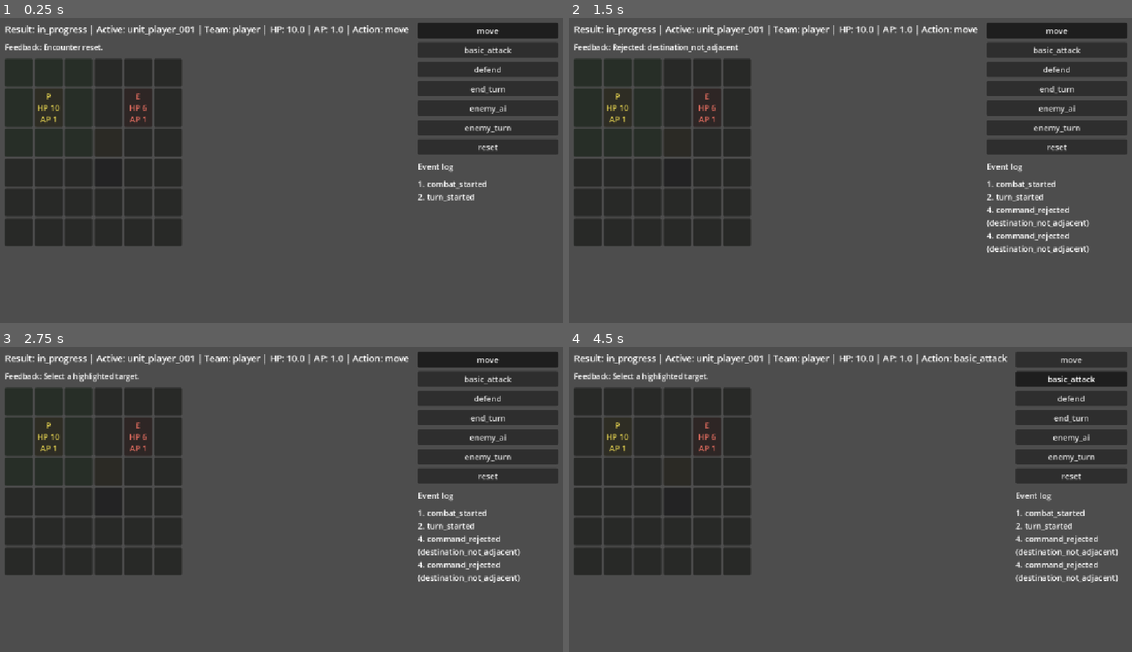
Above: before the commit, frames 1-4 (two rows, left to right).
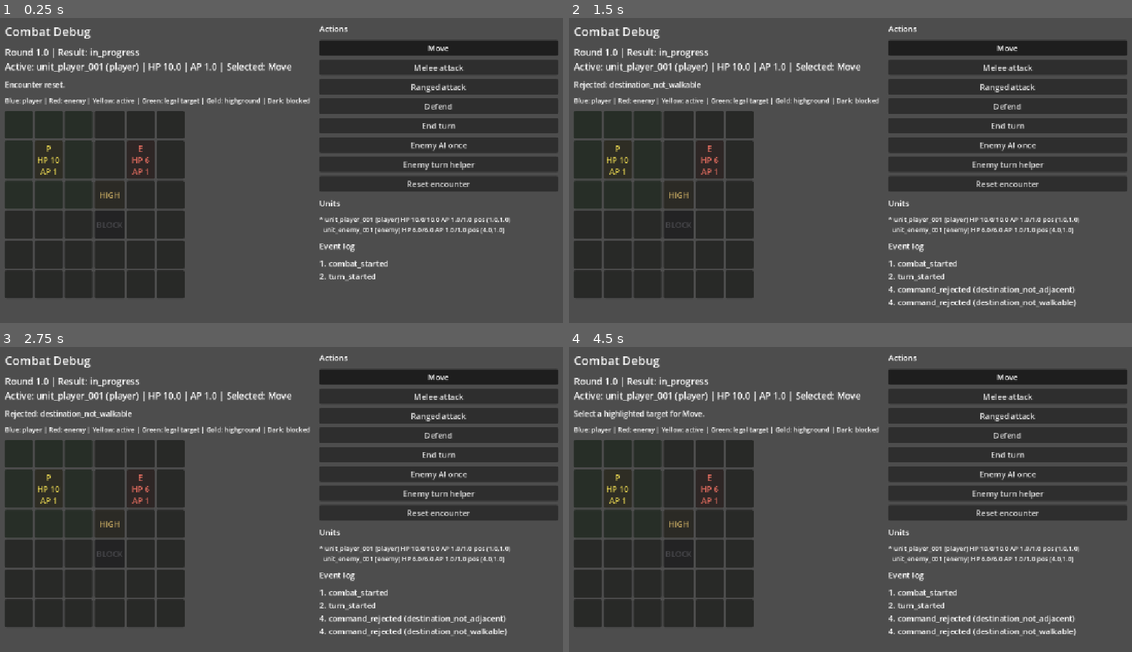
Above: after the commit, the same moments.

Repository: KarolBautrel/game-sdd
Game: Godot game, scene res://scenes/combat/CombatDebug.tscn
Two runs of this game, one before a commit and one after it. Both use one fixed random seed, a clock stepped at 60 frames per second and the inputs below.
Inputs (mouse positions are in pixels of both pictures, inside the frame that each line leads up to):
- Up to frame 1 (0.25 s): no input
- Up to frame 2 (1.5 s): click (675, 194) at 0.5 s, where only the run after the commit has a clickable "HIGH"; click (675, 225) at 1.25 s, where only the run after the commit has a clickable "BLOCK"
- Up to frame 3 (2.75 s): click (489, 359) at 2 s, where only the run before the commit has a clickable "move"
- Up to frame 4 (4.5 s): click (1008, 377) at 2.75 s, where only the run after the commit has a clickable "Move"; click (1070, 359) at 3.5 s, where only the run before the commit has a clickable "move"; click (1058, 380) at 4.25 s, where only the run before the commit has a clickable "basic_attack"

The runs differ from the first frame. In frame 1, 28% of the frame differs, in the area x 0-100%, y 1-92%; in frame 2, 30%; in frame 3, 30%; in frame 4, 30%, in the area x 0-100%, y 1-95%.

Commit message:
Add ranged combat slice

Diff:
--- /dev/null
+++ b/resources/data/combat_actions/ranged_attack.json
@@ -0,0 +1,16 @@
+{
+  "id": "ranged_attack",
+  "targeting": {
+    "type": "single_enemy",
+    "range": 3,
+    "requires_line_of_sight": false
+  },
+  "cost": { "ap": 1 },
+  "effects": [
+    {
+      "type": "damage",
+      "formula": "attacker.strength - target.defense",
+      "minimum": 1
+    }
+  ]
+}
--- a/resources/data/combat_encounters/slice_03_move.json
+++ b/resources/data/combat_encounters/slice_03_move.json
@@ -58,7 +58,7 @@
       },
       "resources": { "hp": 10, "ap": 1 },
       "statuses": [],
-      "available_actions": ["basic_attack", "move", "defend", "end_turn"]
+      "available_actions": ["basic_attack", "ranged_attack", "move", "defend", "end_turn"]
     },
     {
       "id": "unit_enemy_001",
--- /dev/null
+++ b/resources/data/combat_encounters/slice_21_ranged_attack_in_range.json
@@ -0,0 +1,86 @@
+{
+  "id": "slice_21_ranged_attack_in_range",
+  "seed": 1021,
+  "grid": {
+    "width": 6,
+    "height": 6,
+    "tiles": [
+      { "x": 0, "y": 0, "type": "floor" },
+      { "x": 1, "y": 0, "type": "floor" },
+      { "x": 2, "y": 0, "type": "floor" },
+      { "x": 3, "y": 0, "type": "floor" },
+      { "x": 4, "y": 0, "type": "floor" },
+      { "x": 5, "y": 0, "type": "floor" },
+      { "x": 0, "y": 1, "type": "floor" },
+      { "x": 1, "y": 1, "type": "floor" },
+      { "x": 2, "y": 1, "type": "floor" },
+      { "x": 3, "y": 1, "type": "floor" },
+      { "x": 4, "y": 1, "type": "floor" },
+      { "x": 5, "y": 1, "type": "floor" },
+      { "x": 0, "y": 2, "type": "floor" },
+      { "x": 1, "y": 2, "type": "floor" },
+      { "x": 2, "y": 2, "type": "floor" },
+      { "x": 3, "y": 2, "type": "floor" },
+      { "x": 4, "y": 2, "type": "floor" },
+      { "x": 5, "y": 2, "type": "floor" },
+      { "x": 0, "y": 3, "type": "floor" },
+      { "x": 1, "y": 3, "type": "floor" },
+      { "x": 2, "y": 3, "type": "floor" },
+      { "x": 3, "y": 3, "type": "floor" },
+      { "x": 4, "y": 3, "type": "floor" },
+      { "x": 5, "y": 3, "type": "floor" },
+      { "x": 0, "y": 4, "type": "floor" },
+      { "x": 1, "y": 4, "type": "floor" },
+      { "x": 2, "y": 4, "type": "floor" },
+      { "x": 3, "y": 4, "type": "floor" },
+      { "x": 4, "y": 4, "type": "floor" },
+      { "x": 5, "y": 4, "type": "floor" },
+      { "x": 0, "y": 5, "type": "floor" },
+      { "x": 1, "y": 5, "type": "floor" },
+      { "x": 2, "y": 5, "type": "floor" },
+      { "x": 3, "y": 5, "type": "floor" },
+      { "x": 4, "y": 5, "type": "floor" },
+      { "x": 5, "y": 5, "type": "floor" }
+    ]
+  },
+  "units": [
+    {
+      "id": "unit_player_001",
+      "team": "player",
+      "position": { "x": 1, "y": 1 },
+      "stats": {
+        "max_hp": 10,
+        "strength": 4,
+        "defense": 1,
+        "initiative": 10,
+        "move_points": 3,
+        "max_ap": 1
+      },
+      "resources": { "hp": 10, "ap": 1 },
+      "statuses": [],
+      "available_actions": ["basic_attack", "ranged_attack", "move", "defend", "end_turn"]
+    },
+    {
+      "id": "unit_enemy_001",
+      "team": "enemy",
+      "position": { "x": 4, "y": 1 },
+      "stats": {
+        "max_hp": 6,
+        "strength": 3,
+        "defense": 2,
+        "initiative": 8,
+        "move_points": 3,
+        "max_ap": 1
+      },
+      "resources": { "hp": 6, "ap": 1 },
+      "statuses": [],
+      "available_actions": ["basic_attack", "move", "defend", "end_turn"]
+    }
+  ],
+  "turn_state": {
+    "active_unit_id": "unit_player_001",
+    "round": 1,
+    "turn_order": ["unit_player_001", "unit_enemy_001"]
+  },
+  "event_log": []
+}
--- /dev/null
+++ b/resources/data/combat_encounters/slice_22_ranged_attack_out_of_range.json
@@ -0,0 +1,86 @@
+{
+  "id": "slice_22_ranged_attack_out_of_range",
+  "seed": 1022,
+  "grid": {
+    "width": 6,
+    "height": 6,
+    "tiles": [
+      { "x": 0, "y": 0, "type": "floor" },
+      { "x": 1, "y": 0, "type": "floor" },
+      { "x": 2, "y": 0, "type": "floor" },
+      { "x": 3, "y": 0, "type": "floor" },
+      { "x": 4, "y": 0, "type": "floor" },
+      { "x": 5, "y": 0, "type": "floor" },
+      { "x": 0, "y": 1, "type": "floor" },
+      { "x": 1, "y": 1, "type": "floor" },
+      { "x": 2, "y": 1, "type": "floor" },
+      { "x": 3, "y": 1, "type": "floor" },
+      { "x": 4, "y": 1, "type": "floor" },
+      { "x": 5, "y": 1, "type": "floor" },
+      { "x": 0, "y": 2, "type": "floor" },
+      { "x": 1, "y": 2, "type": "floor" },
+      { "x": 2, "y": 2, "type": "floor" },
+      { "x": 3, "y": 2, "type": "floor" },
+      { "x": 4, "y": 2, "type": "floor" },
+      { "x": 5, "y": 2, "type": "floor" },
+      { "x": 0, "y": 3, "type": "floor" },
+      { "x": 1, "y": 3, "type": "floor" },
+      { "x": 2, "y": 3, "type": "floor" },
+      { "x": 3, "y": 3, "type": "floor" },
+      { "x": 4, "y": 3, "type": "floor" },
+      { "x": 5, "y": 3, "type": "floor" },
+      { "x": 0, "y": 4, "type": "floor" },
+      { "x": 1, "y": 4, "type": "floor" },
+      { "x": 2, "y": 4, "type": "floor" },
+      { "x": 3, "y": 4, "type": "floor" },
+      { "x": 4, "y": 4, "type": "floor" },
+      { "x": 5, "y": 4, "type": "floor" },
+      { "x": 0, "y": 5, "type": "floor" },
+      { "x": 1, "y": 5, "type": "floor" },
+      { "x": 2, "y": 5, "type": "floor" },
+      { "x": 3, "y": 5, "type": "floor" },
+      { "x": 4, "y": 5, "type": "floor" },
+      { "x": 5, "y": 5, "type": "floor" }
+    ]
+  },
+  "units": [
+    {
+      "id": "unit_player_001",
+      "team": "player",
+      "position": { "x": 1, "y": 1 },
+      "stats": {
+        "max_hp": 10,
+        "strength": 4,
+        "defense": 1,
+        "initiative": 10,
+        "move_points": 3,
+        "max_ap": 1
+      },
+      "resources": { "hp": 10, "ap": 1 },
+      "statuses": [],
+      "available_actions": ["basic_attack", "ranged_attack", "move", "defend", "end_turn"]
+    },
+    {
+      "id": "unit_enemy_001",
+      "team": "enemy",
+      "position": { "x": 5, "y": 1 },
+      "stats": {
+        "max_hp": 6,
+        "strength": 3,
+        "defense": 2,
+        "initiative": 8,
+        "move_points": 3,
+        "max_ap": 1
+      },
+      "resources": { "hp": 6, "ap": 1 },
+      "statuses": [],
+      "available_actions": ["basic_attack", "move", "defend", "end_turn"]
+    }
+  ],
+  "turn_state": {
+    "active_unit_id": "unit_player_001",
+    "round": 1,
+    "turn_order": ["unit_player_001", "unit_enemy_001"]
+  },
+  "event_log": []
+}
--- a/resources/schemas/combat_command.schema.json
+++ b/resources/schemas/combat_command.schema.json
@@ -10,7 +10,7 @@
       "id": { "type": "string", "pattern": "^[a-z0-9_]+$" },
       "type": { "type": "string", "enum": ["perform_action"] },
       "actor_id": { "type": "string", "pattern": "^[a-z0-9_]+$" },
-      "action_id": { "type": "string", "enum": ["basic_attack", "move", "defend", "end_turn"] },
+      "action_id": { "type": "string", "enum": ["basic_attack", "ranged_attack", "move", "defend", "end_turn"] },
       "target": {
         "type": "object",
         "required": ["type"],
--- a/scenes/combat/CombatDebug.tscn
+++ b/scenes/combat/CombatDebug.tscn
@@ -31,6 +31,11 @@
 layout_mode = 2
 theme_override_constants/separation = 12
 
+[node name="TitleLabel" type="Label" parent="RootMargin/RootHBox/LeftPanel"]
+layout_mode = 2
+theme_override_font_sizes/font_size = 24
+text = "Combat Debug"
+
 [node name="StatusLabel" type="Label" parent="RootMargin/RootHBox/LeftPanel"]
 unique_name_in_owner = true
 layout_mode = 2
@@ -42,6 +47,12 @@
 layout_mode = 2
 theme_override_font_sizes/font_size = 15
 text = "Feedback"
+
+[node name="LegendLabel" type="Label" parent="RootMargin/RootHBox/LeftPanel"]
+unique_name_in_owner = true
+layout_mode = 2
+theme_override_font_sizes/font_size = 13
+text = "Legend"
 
 [node name="GridContainer" type="GridContainer" parent="RootMargin/RootHBox/LeftPanel"]
 unique_name_in_owner = true
@@ -55,10 +66,26 @@
 size_flags_horizontal = 3
 theme_override_constants/separation = 12
 
+[node name="ActionsTitle" type="Label" parent="RootMargin/RootHBox/RightPanel"]
+layout_mode = 2
+theme_override_font_sizes/font_size = 16
+text = "Actions"
+
 [node name="CommandButtons" type="VBoxContainer" parent="RootMargin/RootHBox/RightPanel"]
 unique_name_in_owner = true
 layout_mode = 2
 theme_override_constants/separation = 8
+
+[node name="UnitsTitle" type="Label" parent="RootMargin/RootHBox/RightPanel"]
+layout_mode = 2
+theme_override_font_sizes/font_size = 16
+text = "Units"
+
+[node name="UnitListLabel" type="Label" parent="RootMargin/RootHBox/RightPanel"]
+unique_name_in_owner = true
+layout_mode = 2
+theme_override_font_sizes/font_size = 13
+text = ""
 
 [node name="EventLogTitle" type="Label" parent="RootMargin/RootHBox/RightPanel"]
 layout_mode = 2
--- a/scripts/domain/combat_resolver.gd
+++ b/scripts/domain/combat_resolver.gd
@@ -66,7 +66,9 @@
 
 	match command["action_id"]:
 		"basic_attack":
-			return _resolve_basic_attack(state, command, sequence)
+			return _resolve_attack(state, command, sequence, "basic_attack", 1)
+		"ranged_attack":
+			return _resolve_attack(state, command, sequence, "ranged_attack", 3)
 		"move":
 			return _resolve_move(state, command, sequence)
 		"defend":
@@ -77,11 +79,11 @@
 			return _reject(state, sequence, command, "unsupported_action")
 
 
-static func _resolve_basic_attack(state: Dictionary, command: Dictionary, sequence: int) -> int:
+static func _resolve_attack(state: Dictionary, command: Dictionary, sequence: int, action_id: String, max_range: int) -> int:
 	var actor := _unit_by_id(state, command["actor_id"])
 	var target := _unit_by_id(state, command["target"].get("unit_id", ""))
 
-	var rejection := _basic_attack_rejection(state, actor, target)
+	var rejection := _attack_rejection(state, actor, target, action_id, max_range)
 	if rejection != "":
 		return _reject(state, sequence, command, rejection)
 
@@ -212,7 +214,7 @@
 	})
 
 
-static func _basic_attack_rejection(state: Dictionary, actor: Dictionary, target: Dictionary) -> String:
+static func _attack_rejection(state: Dictionary, actor: Dictionary, target: Dictionary, action_id: String, max_range: int) -> String:
 	if actor.is_empty():
 		return "missing_actor"
 	if target.is_empty():
@@ -227,9 +229,9 @@
 		return "target_is_not_enemy"
 	if actor["resources"]["ap"] < 1:
 		return "not_enough_ap"
-	if _chebyshev(actor["position"], target["position"]) > 1:
+	if _chebyshev(actor["position"], target["position"]) > max_range:
 		return "target_out_of_range"
-	if not actor["available_actions"].has("basic_attack"):
+	if not actor["available_actions"].has(action_id):
 		return "action_not_available"
 	return ""
 
--- a/scripts/domain/combat_slice_tests.gd
+++ b/scripts/domain/combat_slice_tests.gd
@@ -211,6 +211,29 @@
 			"unit_player_001": {"resources": {"ap": 0}, "position": {"x": 2, "y": 1}},
 		},
 	},
+	{
+		"id": "slice_21_ranged_attack_in_range",
+		"encounter": "res://resources/data/combat_encounters/slice_21_ranged_attack_in_range.json",
+		"commands": "res://tests/data/combat_commands/slice_21_ranged_attack_in_range_commands.json",
+		"expected_events": ["combat_started", "turn_started", "action_performed", "damage_applied"],
+		"expected_result": "in_progress",
+		"unit_expectations": {
+			"unit_player_001": {"resources": {"ap": 0}},
+			"unit_enemy_001": {"resources": {"hp": 4}},
+		},
+	},
+	{
+		"id": "slice_22_ranged_attack_out_of_range",
+		"encounter": "res://resources/data/combat_encounters/slice_22_ranged_attack_out_of_range.json",
+		"commands": "res://tests/data/combat_commands/slice_22_ranged_attack_out_of_range_commands.json",
+		"expected_events": ["combat_started", "turn_started", "command_rejected"],
+		"expected_result": "in_progress",
+		"expected_rejection": "target_out_of_range",
+		"unit_expectations": {
+			"unit_player_001": {"resources": {"ap": 1}},
+			"unit_enemy_001": {"resources": {"hp": 6}},
+		},
+	},
 ]
 
 
--- a/scripts/presentation/combat_debug.gd
+++ b/scripts/presentation/combat_debug.gd
@@ -5,10 +5,23 @@
 const ENCOUNTER_PATH := "res://resources/data/combat_encounters/slice_03_move.json"
 const TILE_SIZE := 56
 const TILE_GAP := 4
+const ACTION_IDS := ["move", "basic_attack", "ranged_attack", "defend", "end_turn", "enemy_ai", "enemy_turn", "reset"]
+const ACTION_LABELS := {
+	"move": "Move",
+	"basic_attack": "Melee attack",
+	"ranged_attack": "Ranged attack",
+	"defend": "Defend",
+	"end_turn": "End turn",
+	"enemy_ai": "Enemy AI once",
+	"enemy_turn": "Enemy turn helper",
+	"reset": "Reset encounter",
+}
 
 @onready var grid_container: GridContainer = %GridContainer
 @onready var status_label: Label = %StatusLabel
 @onready var feedback_label: Label = %FeedbackLabel
+@onready var legend_label: Label = %LegendLabel
+@onready var unit_list_label: Label = %UnitListLabel
 @onready var event_log_label: Label = %EventLogLabel
 @onready var command_buttons: VBoxContainer = %CommandButtons
 
@@ -43,6 +56,8 @@
 
 	_render_status()
 	_render_feedback()
+	_render_legend()
+	_render_unit_list()
 	_render_event_log()
 	_render_command_buttons()
 
@@ -80,7 +95,13 @@
 func _tile_text(position: Dictionary) -> String:
 	var unit := _living_unit_at(position)
 	if unit.is_empty():
-		return ""
+		match _tile_type(position):
+			"blocked":
+				return "BLOCK"
+			"highground":
+				return "HIGH"
+			_:
+				return ""
 
 	var hp: int = unit["resources"]["hp"]
 	var ap: int = unit["resources"]["ap"]
@@ -91,18 +112,41 @@
 
 func _render_status() -> void:
 	var active := _unit_by_id(state["turn_state"]["active_unit_id"])
-	status_label.text = "Result: %s | Active: %s | Team: %s | HP: %s | AP: %s | Action: %s" % [
+	status_label.text = "Round %s | Result: %s\nActive: %s (%s) | HP %s | AP %s | Selected: %s" % [
+		state["turn_state"]["round"],
 		_combat_result(),
 		active.get("id", "missing"),
 		active.get("team", "missing"),
 		active.get("resources", {}).get("hp", "?"),
 		active.get("resources", {}).get("ap", "?"),
-		selected_action,
+		ACTION_LABELS.get(selected_action, selected_action),
 	]
 
 
 func _render_feedback() -> void:
-	feedback_label.text = "Feedback: %s" % last_feedback
+	feedback_label.text = last_feedback
+
+
+func _render_legend() -> void:
+	legend_label.text = "Blue: player | Red: enemy | Yellow: active | Green: legal target | Gold: highground | Dark: blocked"
+
+
+func _render_unit_list() -> void:
+	var lines: Array[String] = []
+	for unit: Dictionary in state["units"]:
+		var marker := "*" if unit["id"] == state["turn_state"]["active_unit_id"] else " "
+		lines.append("%s %s [%s] HP %s/%s AP %s/%s pos (%s,%s)" % [
+			marker,
+			unit["id"],
+			unit["team"],
+			unit["resources"]["hp"],
+			unit["stats"]["max_hp"],
+			unit["resources"]["ap"],
+			unit["stats"]["max_ap"],
+			unit["position"]["x"],
+			unit["position"]["y"],
+		])
+	unit_list_label.text = "\n".join(lines)
 
 
 func _render_event_log() -> void:
@@ -120,9 +164,9 @@
 	for child in command_buttons.get_children():
 		child.queue_free()
 
-	for action_id in ["move", "basic_attack", "defend", "end_turn", "enemy_ai", "enemy_turn", "reset"]:
+	for action_id in ACTION_IDS:
 		var button := Button.new()
-		button.text = action_id
+		button.text = ACTION_LABELS.get(action_id, action_id)
 		button.toggle_mode = true
 		button.button_pressed = selected_action == action_id
 		button.disabled = _combat_result() != "in_progress" and action_id != "reset"
@@ -137,7 +181,7 @@
 			elif action_id in ["defend", "end_turn"]:
 				_run_command(_build_command(action_id, {}))
 			else:
-				last_feedback = "Select a highlighted target."
+				last_feedback = "Select a highlighted target for %s." % ACTION_LABELS.get(action_id, action_id)
 				_render()
 		)
 		command_buttons.add_child(button)
@@ -152,6 +196,12 @@
 	elif selected_action == "basic_attack":
 		var unit := _living_unit_at(position)
 		_run_command(_build_command("basic_attack", {
+			"type": "unit",
+			"unit_id": unit.get("id", ""),
+		}))
+	elif selected_action == "ranged_attack":
+		var unit := _living_unit_at(position)
+		_run_command(_build_command("ranged_attack", {
 			"type": "unit",
 			"unit_id": unit.get("id", ""),
 		}))
@@ -334,6 +384,14 @@
 			"type": "unit",
 			"unit_id": unit["id"],
 		}))
+	if selected_action == "ranged_attack":
+		var unit := _living_unit_at(position)
+		if unit.is_empty():
+			return false
+		return _command_would_be_accepted(_build_command("ranged_attack", {
+			"type": "unit",
+			"unit_id": unit["id"],
+		}))
 	return false
 
 
--- /dev/null
+++ b/tests/data/combat_commands/slice_21_ranged_attack_in_range_commands.json
@@ -0,0 +1,12 @@
+[
+  {
+    "id": "cmd_001",
+    "type": "perform_action",
+    "actor_id": "unit_player_001",
+    "action_id": "ranged_attack",
+    "target": {
+      "type": "unit",
+      "unit_id": "unit_enemy_001"
+    }
+  }
+]
--- /dev/null
+++ b/tests/data/combat_commands/slice_22_ranged_attack_out_of_range_commands.json
@@ -0,0 +1,12 @@
+[
+  {
+    "id": "cmd_001",
+    "type": "perform_action",
+    "actor_id": "unit_player_001",
+    "action_id": "ranged_attack",
+    "target": {
+      "type": "unit",
+      "unit_id": "unit_enemy_001"
+    }
+  }
+]
Not shown, changed: docs/specs/combat/020_ranged_attacks.md
Not shown, changed: docs/specs/combat/milestones/001_combat_core_debug_loop.md
Not shown, added: docs/specs/combat/slices/021_ranged_attack_in_range.md
Not shown, added: docs/specs/combat/slices/022_ranged_attack_out_of_range.md
